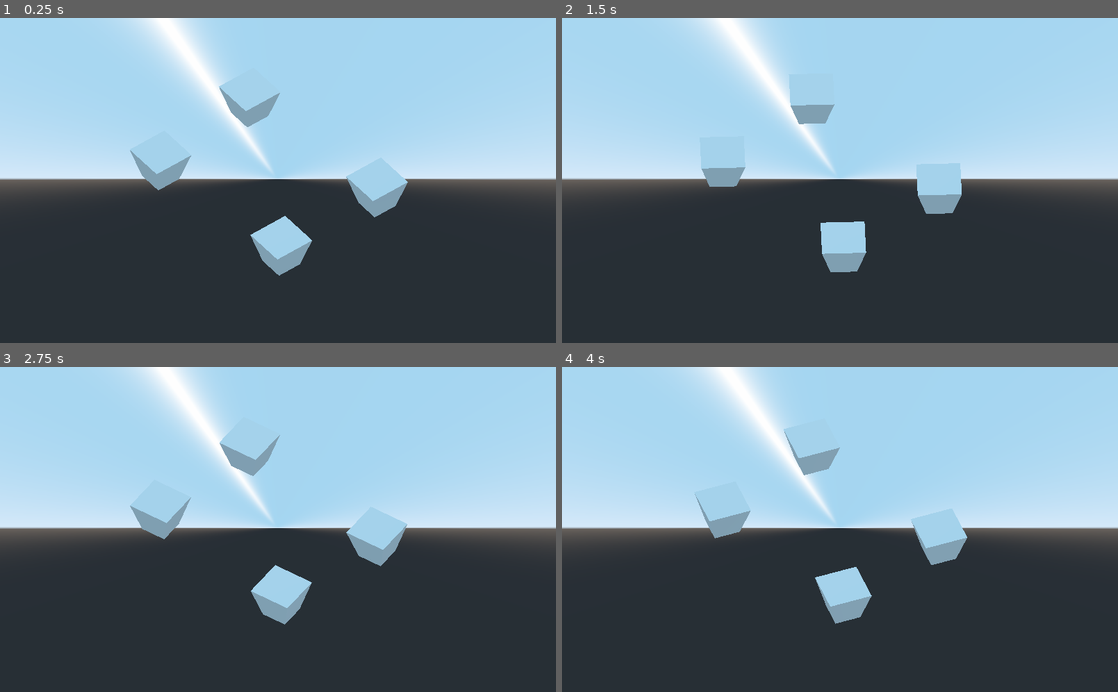
Above: before the commit, frames 1-4 (two rows, left to right).
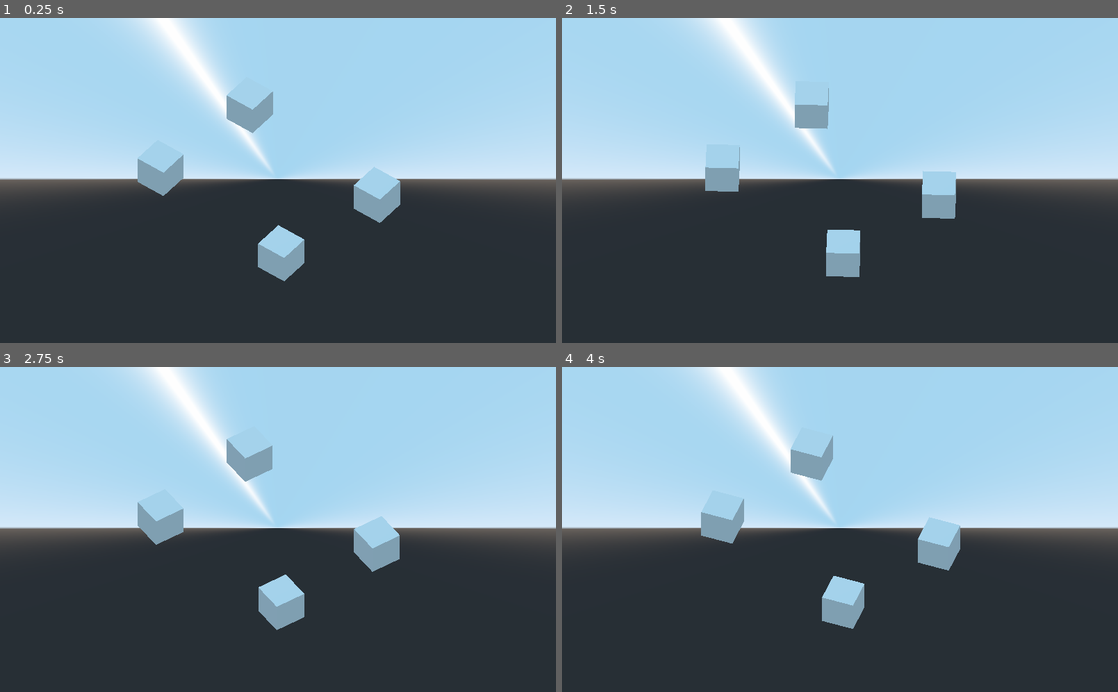
Above: after the commit, the same moments.

Repository: EamonnMR/galactic-night
Game: Godot game, scene res://main.tscn
The game is run twice, just before and just after one commit, with the same random seed, the same clock (stepped at 60 frames per second) and the same inputs.
Inputs:
- Up to frame 1 (0.25 s): no input
- Up to frame 2 (1.5 s): no input
- Up to frame 3 (2.75 s): no input
- Up to frame 4 (4 s): no input

The runs differ from the first frame. In frame 1, 1.6% of the frame differs, in the area x 23-74%, y 19-81%; in frame 2, 1.3%; in frame 3, 1.7%; in frame 4, 1.8%, in the area x 23-73%, y 18-81%.

Commit message:
Rotation correct (for real this time)

Diff:
--- a/MeshInstance.gd
+++ b/MeshInstance.gd
@@ -1,11 +1,15 @@
 extends MeshInstance
 
 export var camera_distance: float = 4.0
-export var camera_angle = Vector3(-1,1,1)
+export var camera_position = Vector3(-1,1,1)
 
 func _process(delta):
 	rotate_y(delta * 0.5)
-	var xform = Transform(global_transform.basis)
+	# Transform such that we're looking straight down on the entity
+	var xform = Transform(get_viewport().get_camera().global_transform.basis)
+	xform = xform.inverse() * Transform(global_transform.basis)
+	var xform_inv = xform.inverse()
 
+	# xform.origin = camera_distance * camera_position
 	get_surface_material(0).set_shader_param("xform", xform)
 	get_surface_material(0).set_shader_param("inv_xform", xform.inverse())
--- a/perspective.gdshader
+++ b/perspective.gdshader
@@ -1,6 +1,6 @@
 shader_type spatial;
 //render_mode unshaded;
-const float S = 0.5;
+const float S = .5;
 uniform vec3 camera_position;
 uniform mat4 camera_transform;
 uniform mat4 xform;
@@ -8,17 +8,20 @@
 
 void vertex() {
 	//https://discord.com/channels/212250894228652034/408555922349359105/988915027035693186
+
 	mat4 my_special_projection = mat4(
 		vec4(1,0,0,0),
 		vec4(0,1,0,0),
 		vec4(0,0,1,0),
-		vec4(0,-S,0,1)
+		vec4(0,0,0,1)
 	);
 
 	vec4 tmpvertex = (inv_xform * vec4(VERTEX, 1));
-	tmpvertex *= my_special_projection;
-	tmpvertex *= xform;
-
-	//vec4 tmpvertex = (my_special_projection * vec4(VERTEX, 1));
+	//tmpvertex = my_special_projection * tmpvertex;
+	//tmpvertex.x /= tmpvertex.z * S;
+	//tmpvertex.y /= tmpvertex.z * S;
+	// TODO: modify z too
+	tmpvertex = my_special_projection * tmpvertex;
+	tmpvertex = xform * tmpvertex;
 	VERTEX = tmpvertex.xyz / tmpvertex.w;
 }
